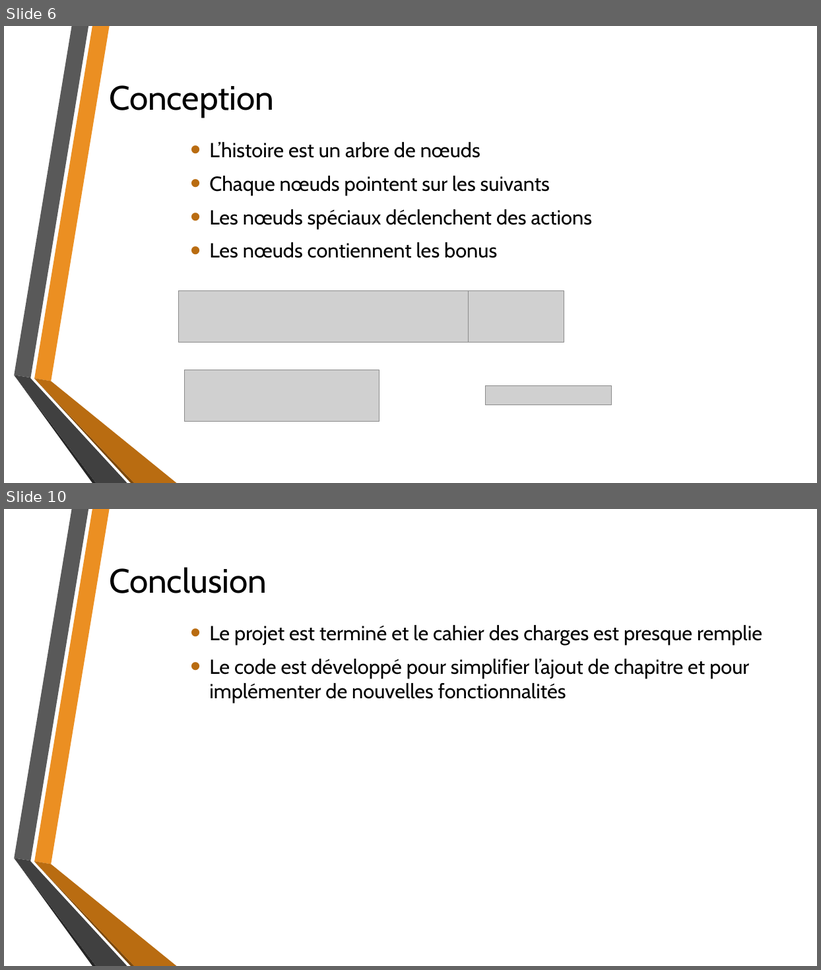
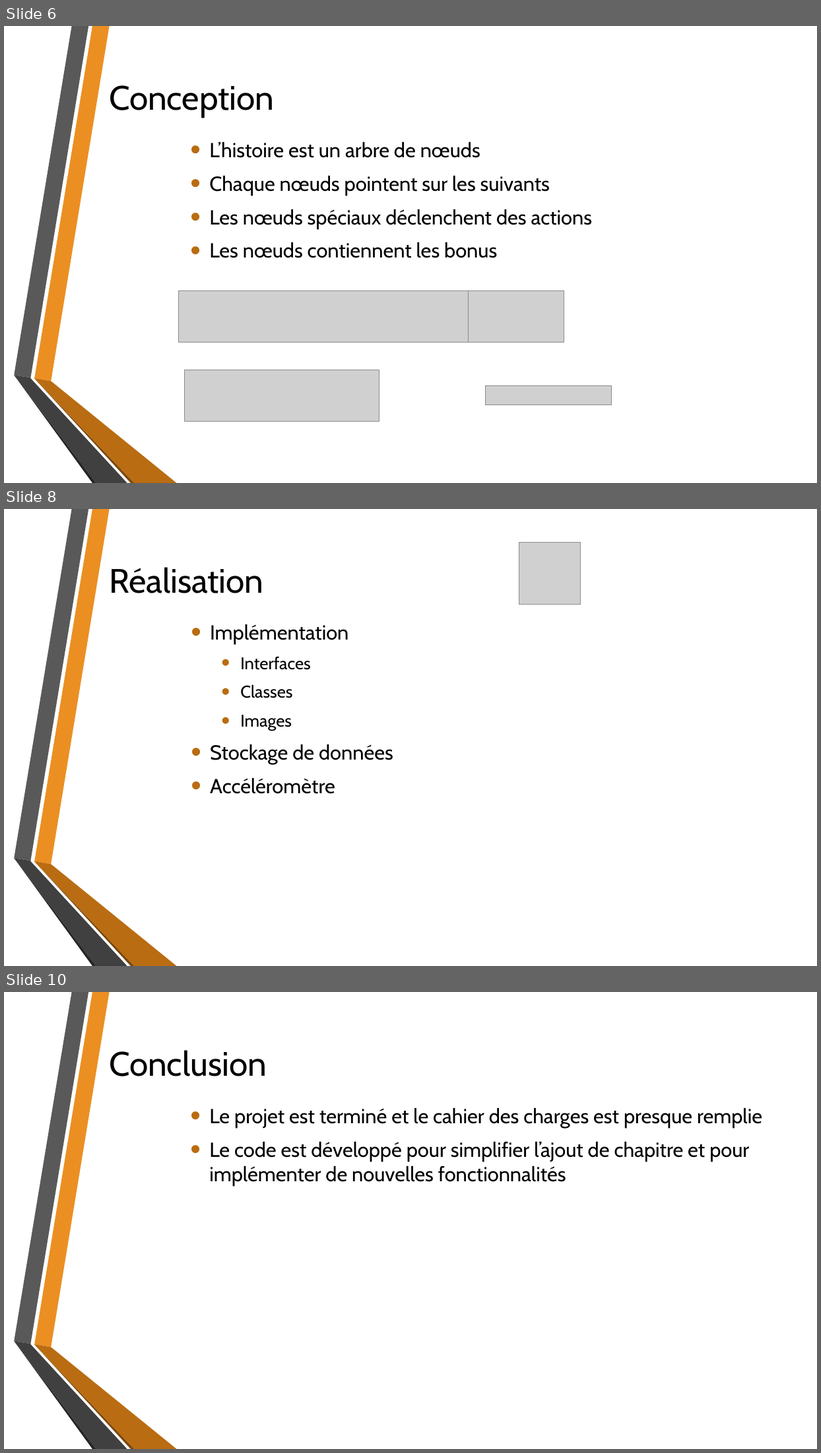
Before and after one commit to gaboss222/DevModileProject, a slide deck: Présentation.pptx. Shown one above the other, each under a label of ours: slides 6 and 10 before the commit, slides 6, 8 and 10 after it; the slides between them are not shown. The pictures are 821x970 and 821x1453 pixels, drawn with LibreOffice and Linux fonts; fonts in the diff are those of the drawing; grey boxes stand for pictures; background and template pictures are left out. Boxes give left, top, right and bottom in pixels: in the first picture for what was removed or moved away, otherwise in the second. Text is boxed around its words. In the diff, an @@ line names an element or a change of style, - is before the commit and + after.

```diff
--- a/Présentation.pptx
+++ b/Présentation.pptx
@@ slide 8 added at <box>4,509,817,966</box>, background picture (left out); not listed: 6 template elements that a slide beside it also shows @@
@@ picture added at <box>519,542,580,604</box> @@
@@ title added at <box>109,567,263,593</box>, 40 pt, text #000000 @@
+Réalisation
@@ text added at <box>210,625,393,794</box>, 24 pt, text #000000 @@
+• Implémentation
+  • Interfaces
+  • Classes
+  • Images
+• Stockage de données
+• Accéléromètre
```
Also in this commit, not shown: 3 slides changed, 1 slide removed.
